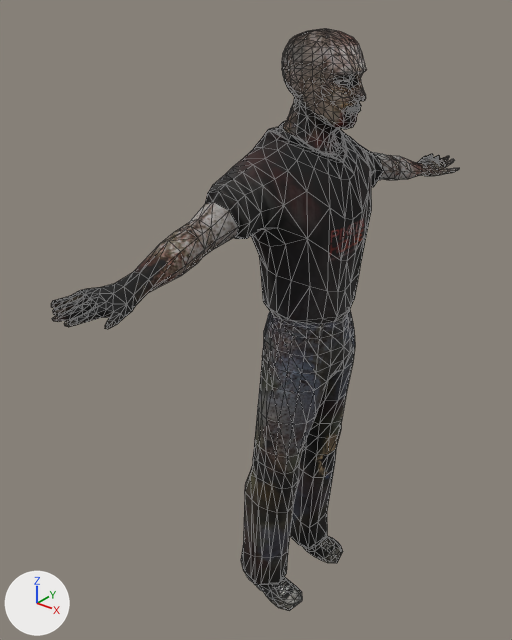
A saved change to the glTF model assets/models/zombie.glb.
Both versions are drawn from a camera (50 mm lens) standing at (1.46, -2.16, 2.52) and looking at (-0.19, -0.1, 1.24). Every picture has the same lights, and +X, +Y and +Z are marked at lower left. The older version comes first. Mesh edges are drawn as thin lines. Where no turn or scale is listed for an object, it has been applied to the vertices.
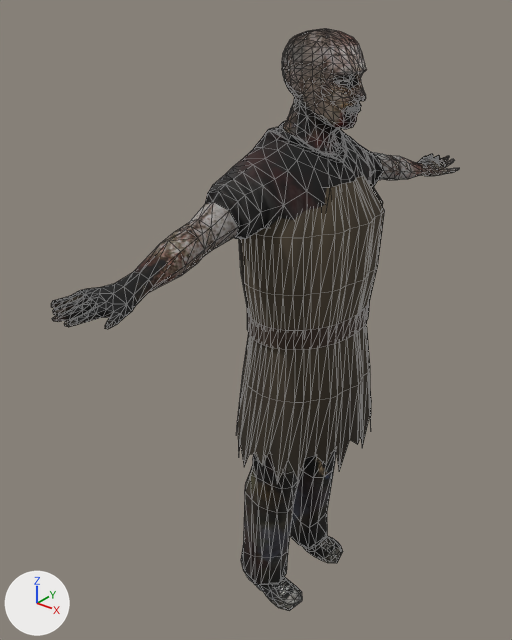
Where the change shows, as pixel boxes (x1, y1, x2, y2) in the pictures (512 x 640 px):
'Tattered medieval tabard', added: after (236, 174, 384, 484)
'Weathered belt', added: after (247, 303, 370, 350)

The change, as a diff of the scene's bpy script:
```diff
--- a/assets/models/zombie.glb.py
+++ b/assets/models/zombie.glb.py
@@ img_rough_grave_cloth @@
+img_rough_grave_cloth = load_image('Rough grave cloth', '_unpacked/Rough_grave_cloth', 1024, 1024, 'Non-Color')
@@ mat_graveguard_leather_belt @@
+mat_graveguard_leather_belt = principled_material('Graveguard leather belt')
+mat_graveguard_leather_belt.base_color = (0.035, 0.019, 0.011)  # brown #35261b
+mat_graveguard_leather_belt.roughness = 0.87
@@ mat_graveguard_weathered_tabard @@
+mat_graveguard_weathered_tabard = bpy.data.materials.new('Graveguard weathered tabard')
+# uses the picture img_rough_grave_cloth
@@ me_weathered_belt @@
+me_weathered_belt.from_pydata(...)  # 96 vertices, 96 faces; spans x -1.961..-1.527, y -1.266..-0.68, z 1.245..1.325
+me_weathered_belt.materials.append(mat_graveguard_leather_belt)  # brown #35261b
@@ me_tattered_medieval_tabard @@
+me_tattered_medieval_tabard.from_pydata(...)  # 288 vertices, 480 faces; spans x -1.999..-1.48, y -1.323..-0.623, z 0.647..1.835
+me_tattered_medieval_tabard.materials.append(mat_graveguard_weathered_tabard)
@@ ob_weathered_belt @@
+ob_weathered_belt = bpy.data.objects.new('Weathered belt', me_weathered_belt)
+ob_weathered_belt.location = (1.751, 0.973, 0.025)
@@ ob_tattered_medieval_tabard @@
+ob_tattered_medieval_tabard = bpy.data.objects.new('Tattered medieval tabard', me_tattered_medieval_tabard)
+ob_tattered_medieval_tabard.location = (1.751, 0.973, 0.025)
```
